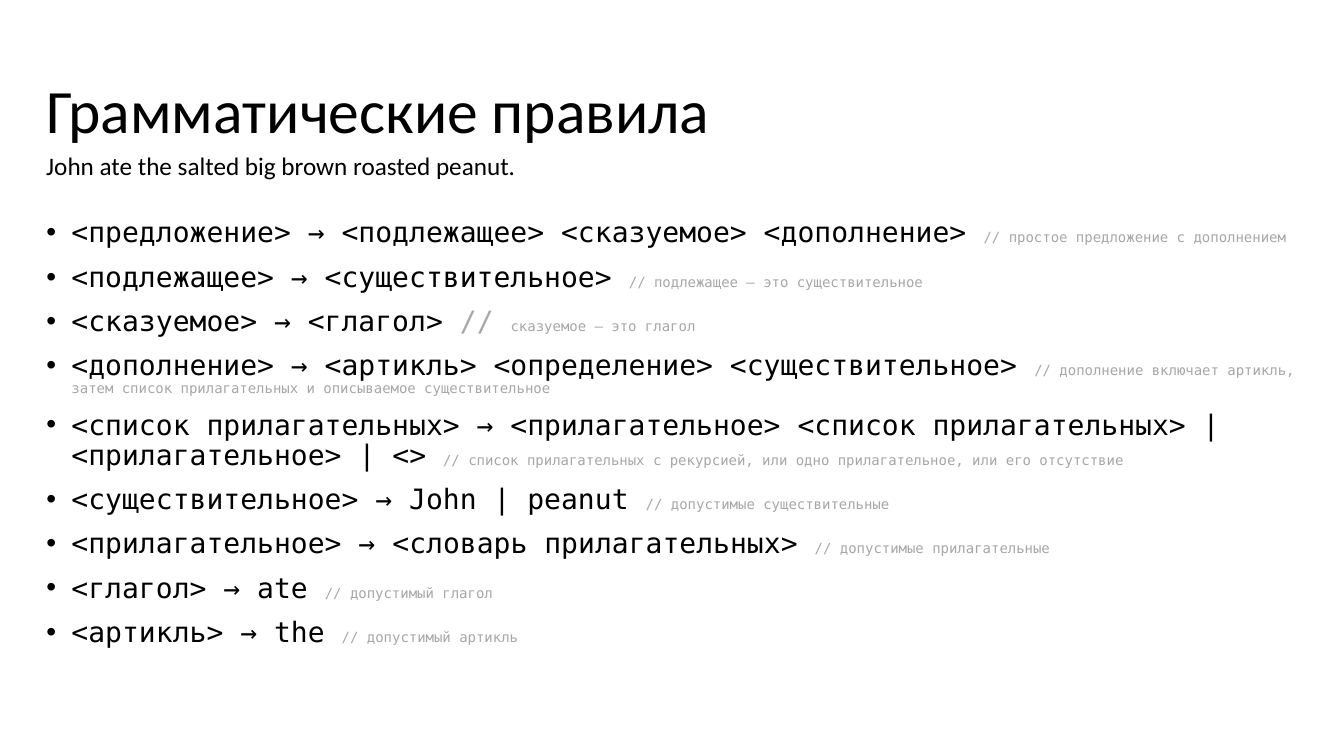
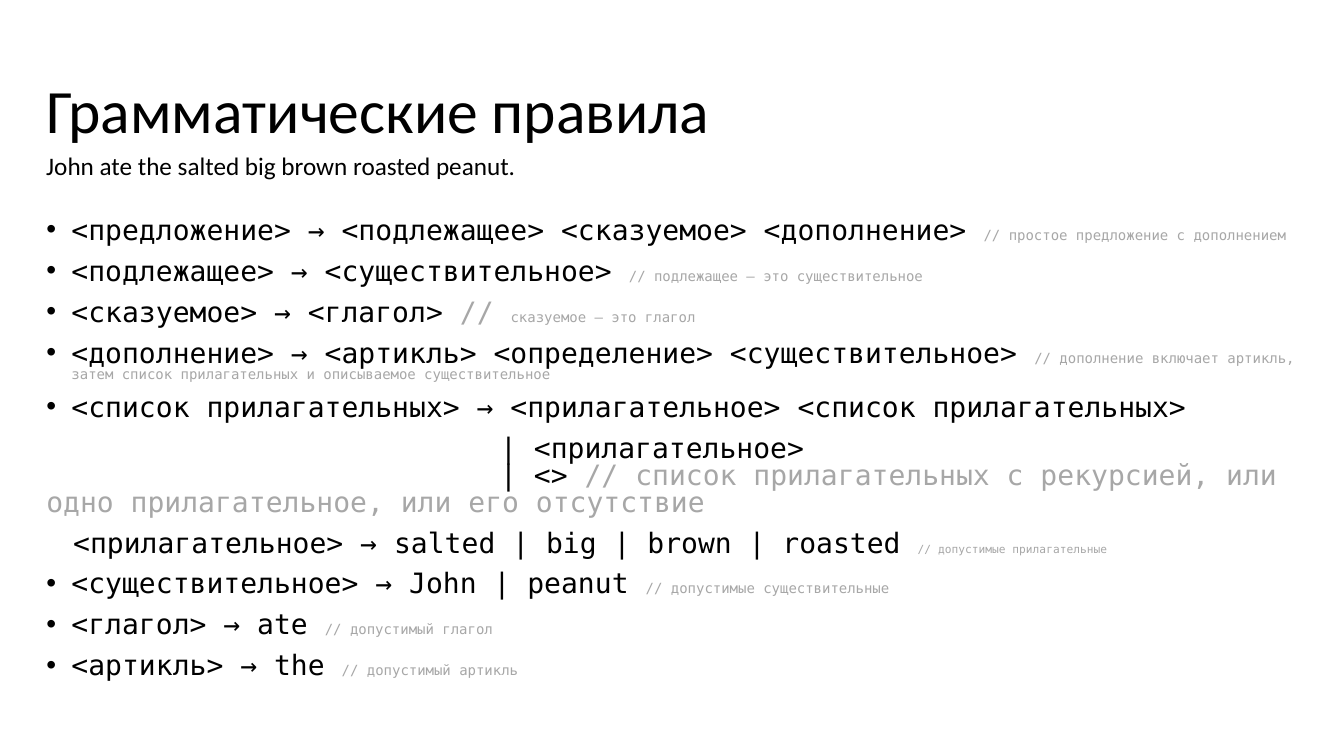
Before and after one commit to goddamnteam/korzun, a slide deck: slide 9 of task2.pptx. Drawn at 1344x756 pixels with LibreOffice and Linux fonts; fonts in the diff are those of the drawing. Boxes give left, top, right and bottom in pixels: in the first picture for what was removed or moved away, otherwise in the second. Text is boxed around its words. In the diff, an @@ line names an element or a change of style, - is before the commit and + after.

```diff
--- a/task2.pptx
+++ b/task2.pptx
@@ text at bbox=[71, 224, 1294, 681]: line spacing 0.9 to 0.8 @@
@@ text at bbox=[46, 401, 1277, 559]: text changed @@
-• <список прилагательных> → <прилагательное> <список прилагательных> | <прилагательное> | <> // список прилагательных с рекурсией, или одно прилагательное, или его отсутствие
+• <список прилагательных> → <прилагательное> <список прилагательных>
+| <прилагательное>
+| <> // список прилагательных с рекурсией, или одно прилагательное, или его отсутствие
+<прилагательное> → salted | big | brown | roasted // допустимые прилагательные
@@ text at bbox=[71, 537, 1050, 559]: paragraph removed @@
-• <прилагательное> → <словарь прилагательных> // допустимые прилагательные
```
Also in this commit, not shown: 1 other slide changed.
